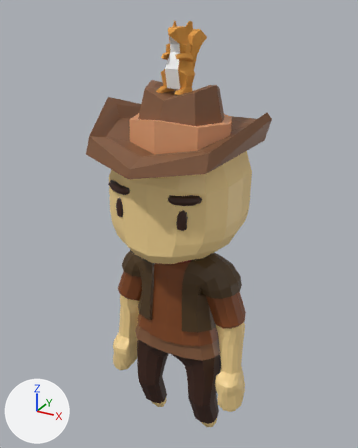
The OBJ model Assets/Personajes/Kiki CA/kik.obj, before and after one commit.
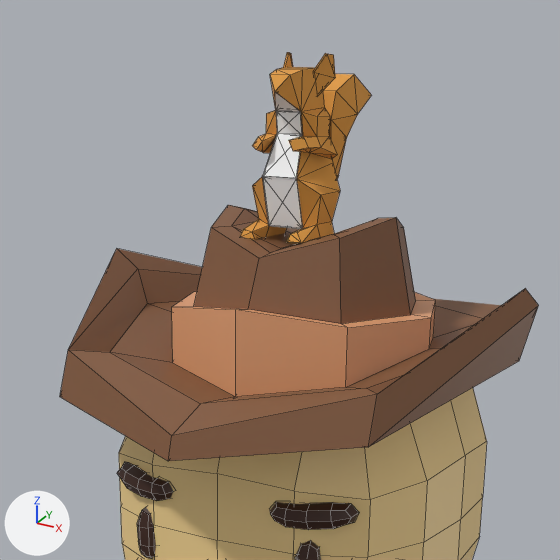
Old and new are each drawn whole from a 50 mm lens placed at (1.706, -3.17, 3.559), pointed at (-0.065, 0.051, 1.949) and again close up on the part from 18% to 78% of the width and 0% to 49% of the height. The lights are fixed; the arrows at lower left show +X, +Y and +Z. The close-ups show mesh edges as thin lines. Where no turn or scale is listed for an object, it has been applied to the vertices.

Names of what the first close-up shows: 'Body', 'model'.
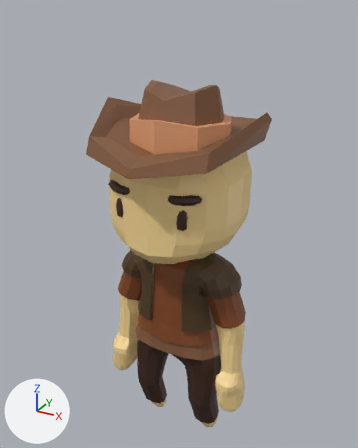
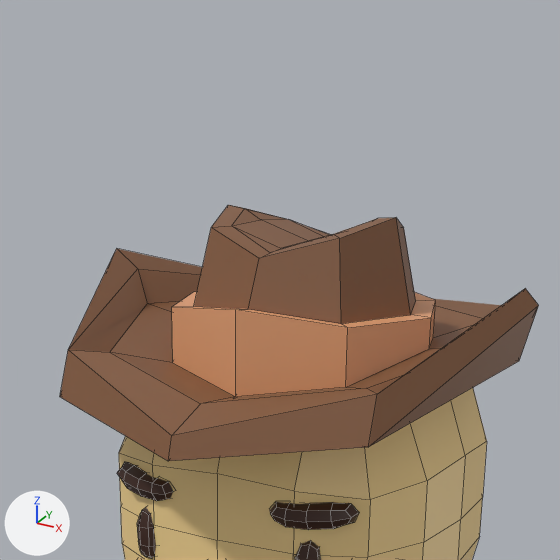
Location of each change, (x1, y1, x2, y2) in pixels of the close-ups (560 x 560 px):
'model', deleted
    before: (240, 52, 371, 243)
    faces in mat_mat19 (orange #df9b45): (240, 52, 371, 243)
    faces in mat_mat21 (white #ffffff): (262, 92, 303, 229)

Patch to the scene script:
```diff
--- a/Assets/Personajes/Kiki CA/kik.obj.py
+++ b/Assets/Personajes/Kiki CA/kik.obj.py
@@ ob_model @@
-ob_model = bpy.data.objects.new('model', me_model)
-ob_model.location = (0.0, 0.0, 0.0)
```
